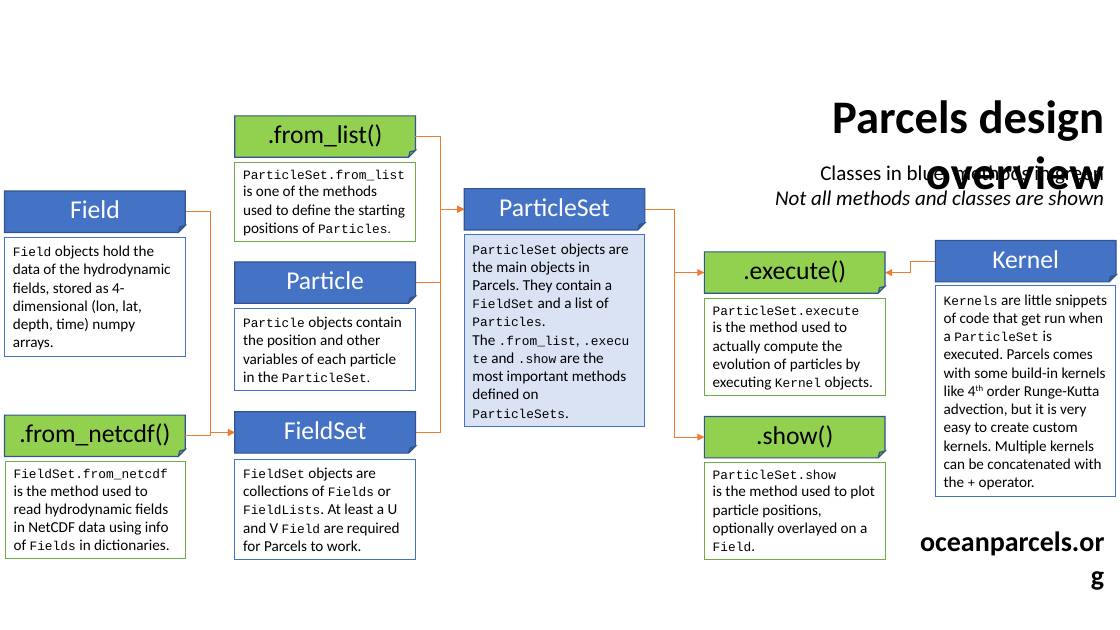
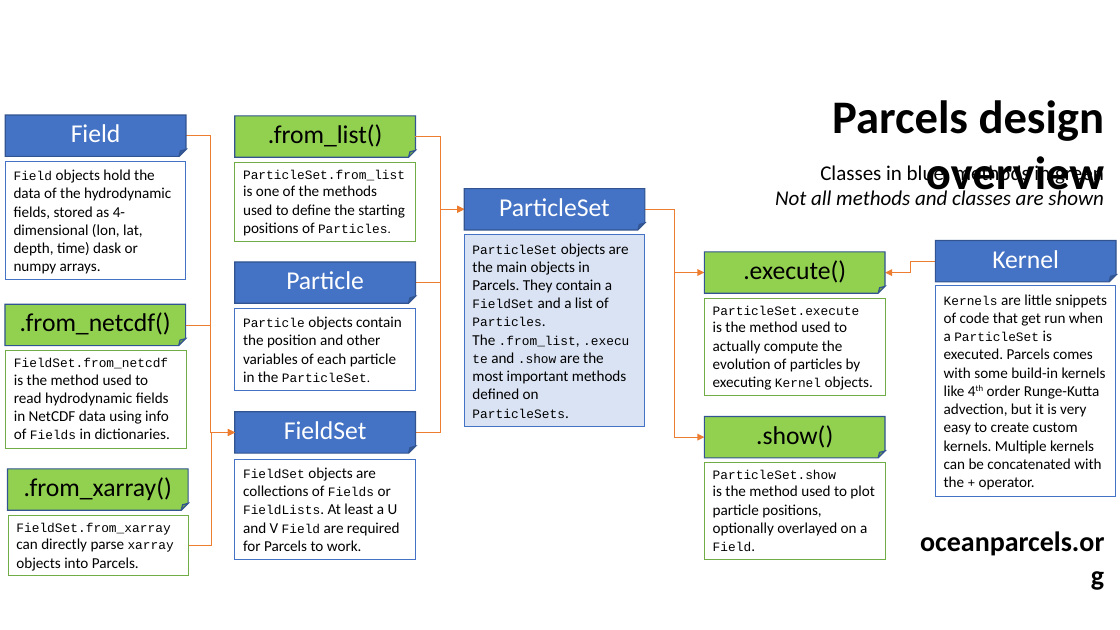
Before and after one commit to OceanParcels/oceanparcels_website, a slide deck: slide 1 of images/parcelsdesign.pptx. Drawn at 1120x630 pixels with LibreOffice and Linux fonts; fonts in the diff are those of the drawing. Boxes give left, top, right and bottom in pixels: in the first picture for what was removed or moved away, otherwise in the second. Text is boxed around its words. In the diff, an @@ line names an element or a change of style, - is before the commit and + after.

Commit message:
Adding from_xarray() to parcels design figures

```diff
--- a/images/parcelsdesign.pptx
+++ b/images/parcelsdesign.pptx
@@ folded corner "Field": place and size @@
-folded corner "Field" at <box>4,191,185,232</box>
+folded corner "Field" at <box>5,115,186,156</box>
@@ elbow arrow moved from (186, 212) - (235, 433) to (186, 136) - (235, 433) @@
@@ rectangle "Field objects hold the data ...": place and size @@
-rectangle "Field objects hold the data ..." at <box>4,237,185,355</box>
+rectangle "Field objects hold the data ..." at <box>5,161,186,280</box>
@@ text in rectangle at <box>14,169,171,274</box>: text changed @@
-Field objects hold the data of the hydrodynamic fields, stored as 4-dimensional (lon, lat, depth, time) numpy arrays.
+Field objects hold the data of the hydrodynamic fields, stored as 4-dimensional (lon, lat, depth, time) dask or numpy arrays.
@@ folded corner ".from_netcdf()": place and size @@
-folded corner ".from_netcdf()" at <box>4,415,185,456</box>
+folded corner ".from_netcdf()" at <box>5,304,186,345</box>
@@ elbow arrow moved from (186, 436) - (235, 433) to (186, 325) - (235, 433) @@
@@ rectangle "FieldSet.from_netcdf": place and size @@
-rectangle "FieldSet.from_netcdf" at <box>5,461,186,559</box>
+rectangle "FieldSet.from_netcdf" at <box>6,350,187,448</box>
@@ elbow arrow added from (189, 546) to (235, 433), #ED7D31 0.5 pt @@
@@ folded corner added at <box>8,469,188,510</box>, fill #92D050, outline #325491 1 pt, 22 pt, text #000000 @@
+.from_xarray()
@@ rectangle added at <box>8,515,189,576</box>, outline #70AD47 0.75 pt, 13 pt, text #000000 @@
+FieldSet.from_xarray
+can directly parse xarray objects into Parcels.
```
Also in this commit, not shown: 2 other files.
